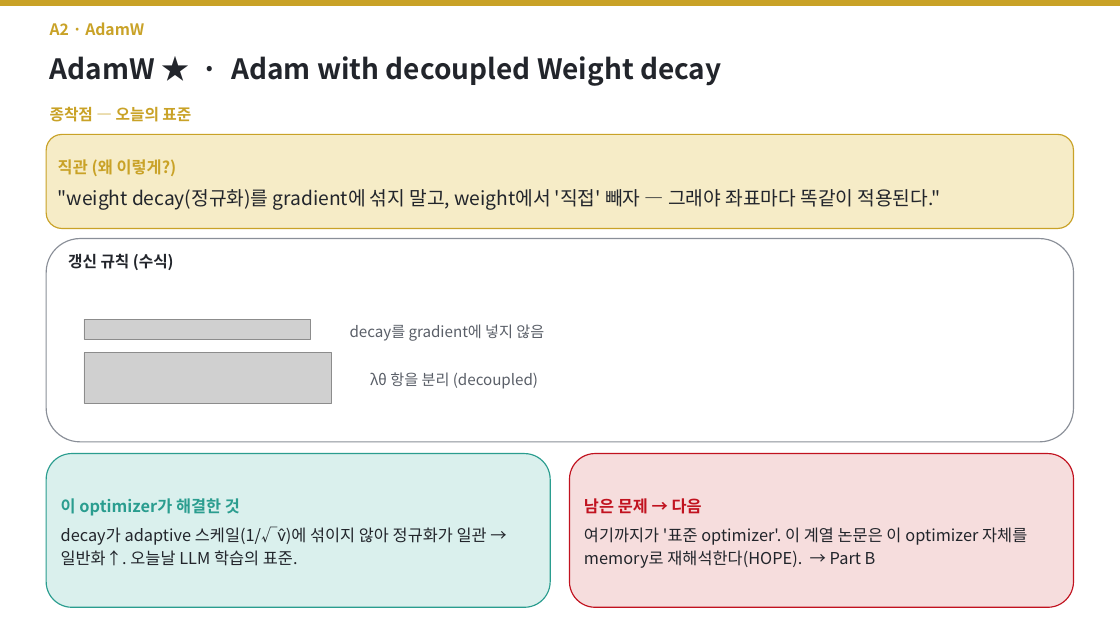
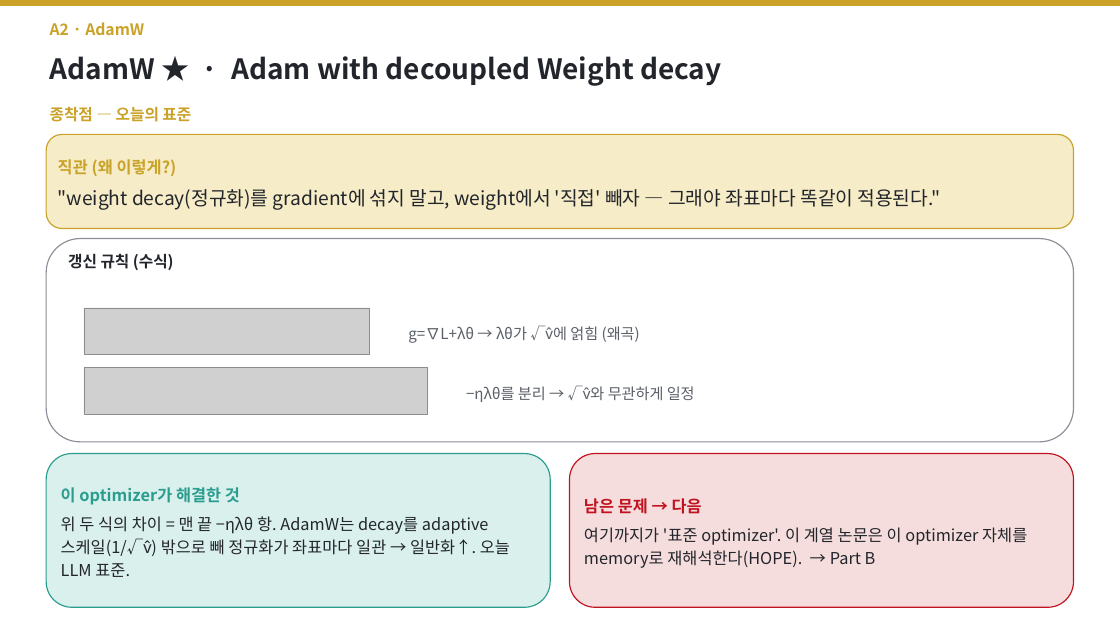
Before and after one commit to jimmylegendary/neural-memory-study, a slide deck: slide 13 of seminar/TTT-seminar.pptx. Drawn at 1120x630 pixels with LibreOffice and Linux fonts; fonts in the diff are those of the drawing; grey boxes stand for pictures. Boxes give left, top, right and bottom in pixels: in the first picture for what was removed or moved away, otherwise in the second. Text is boxed around its words. In the diff, an @@ line names an element or a change of style, - is before the commit and + after.

```diff
--- a/seminar/TTT-seminar.pptx
+++ b/seminar/TTT-seminar.pptx
@@ picture: place and size @@
-picture at [84, 319, 311, 339]
+picture at [84, 308, 370, 355]
@@ text at [408, 325, 640, 343]: text changed @@
-decay를 gradient에 넣지 않음
+g=∇L+λθ → λθ가 √v̂에 얽힘 (왜곡)
@@ picture: place and size @@
-picture at [84, 353, 331, 403]
+picture at [84, 368, 428, 414]
@@ text at [466, 385, 695, 402]: text changed @@
-λθ 항을 분리 (decoupled)
+−ηλθ를 분리 → √v̂와 무관하게 일정
@@ text in rounded rectangle at [61, 516, 510, 577]: text changed @@
-decay가 adaptive 스케일(1/√v̂)에 섞이지 않아 정규화가 일관 → 일반화↑. 오늘날 LLM 학습의 표준.
+위 두 식의 차이 = 맨 끝 −ηλθ 항. AdamW는 decay를 adaptive 스케일(1/√v̂) 밖으로 빼 정규화가 좌표마다 일관 → 일반화↑. 오늘 LLM 표준.
```
Also in this commit, not shown: 4 other slides changed, 6 slides added, 2 slides removed, 13 other files.
